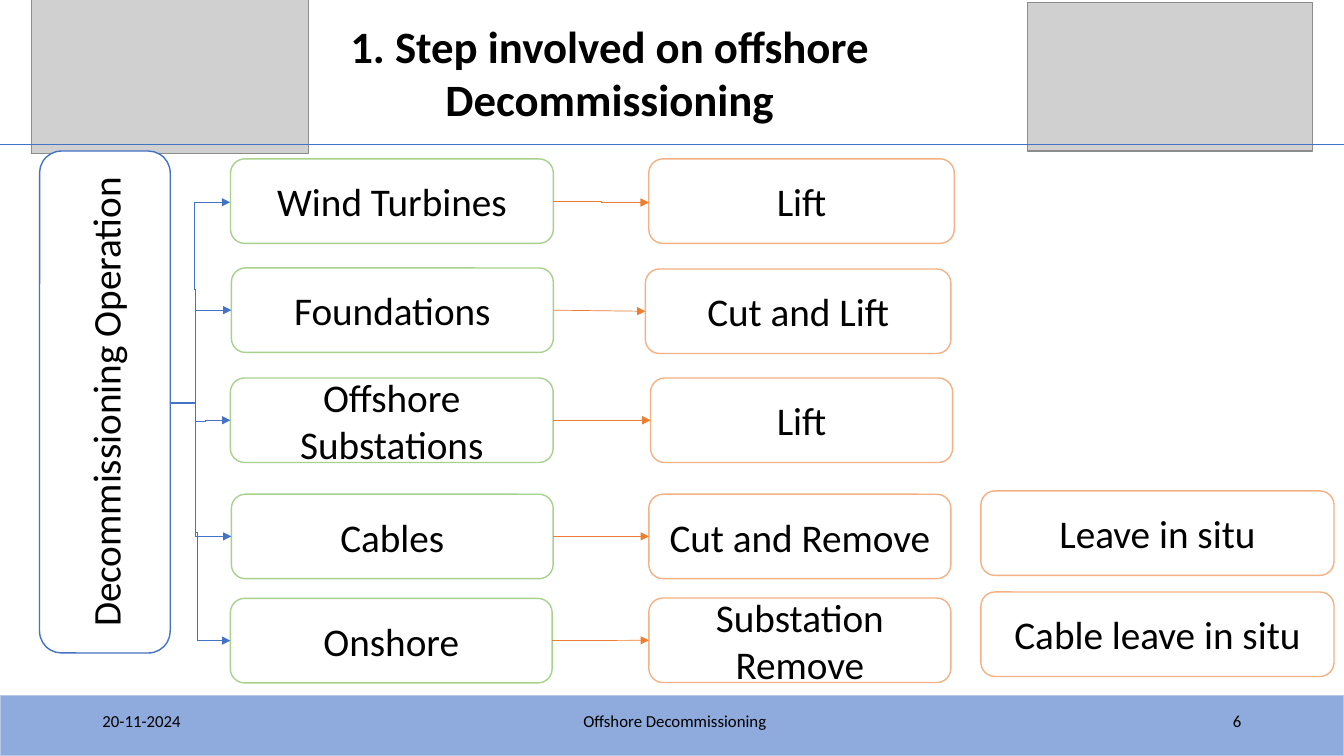
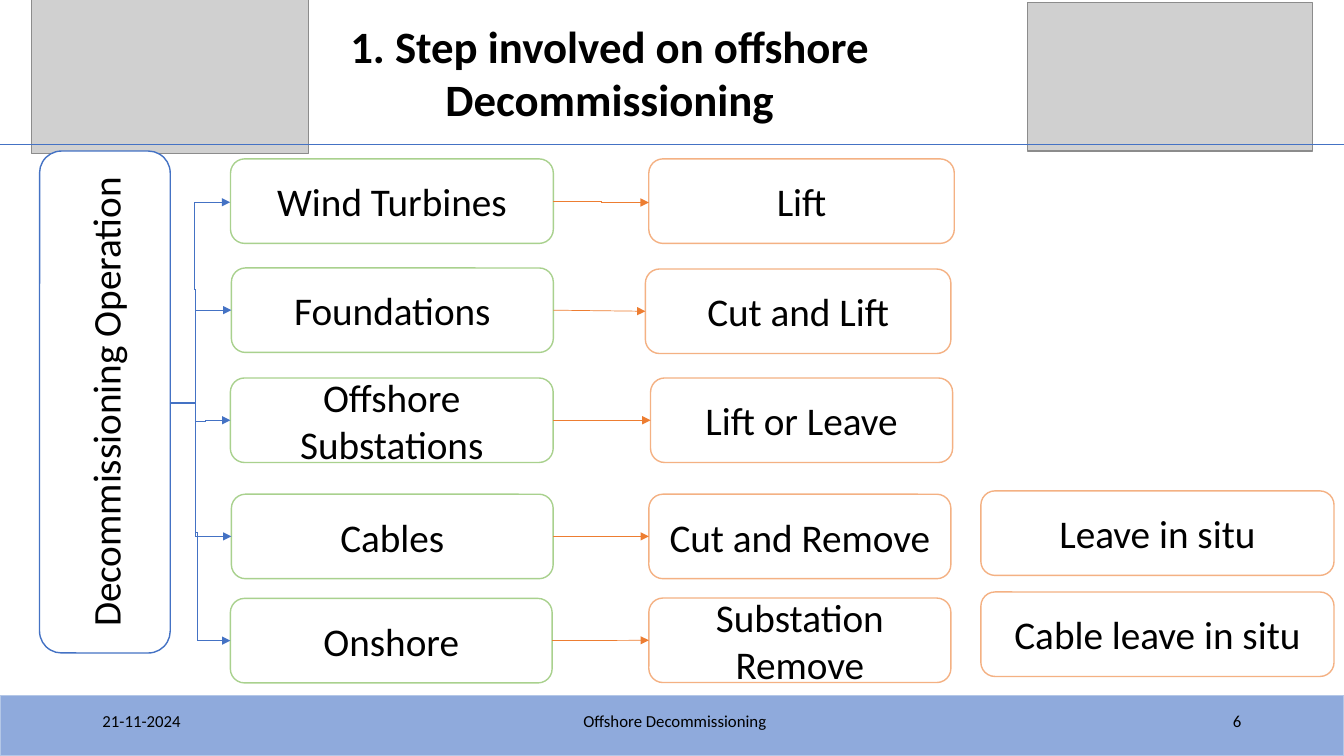
Before and after one commit to KSoni1505/Fraunhofer_IWES_Interview_Task_Offshore-Decommissioning, a slide deck: slide 6 of IWES/IWES_Task.pptx. Drawn at 1344x756 pixels with LibreOffice and Linux fonts; fonts in the diff are those of the drawing; grey boxes stand for pictures. Boxes give left, top, right and bottom in pixels: in the first picture for what was removed or moved away, otherwise in the second. Text is boxed around its words. In the diff, an @@ line names an element or a change of style, - is before the commit and + after.

```diff
--- a/IWES/IWES_Task.pptx
+++ b/IWES/IWES_Task.pptx
@@ text in rounded rectangle at (705,408,898,436): text changed @@
-Lift
+Lift or Leave
@@ text at (102,716,180,727): text changed @@
-20-11-2024
+21-11-2024
```
Also in this commit, not shown: 21 other slides changed.
